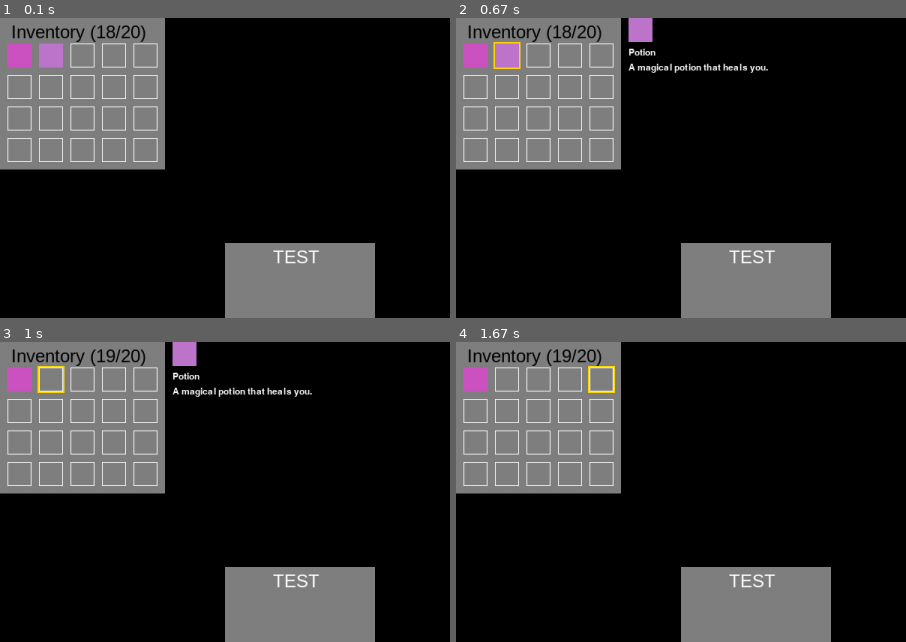
Above: before the commit, frames 1-4 (two rows, left to right).
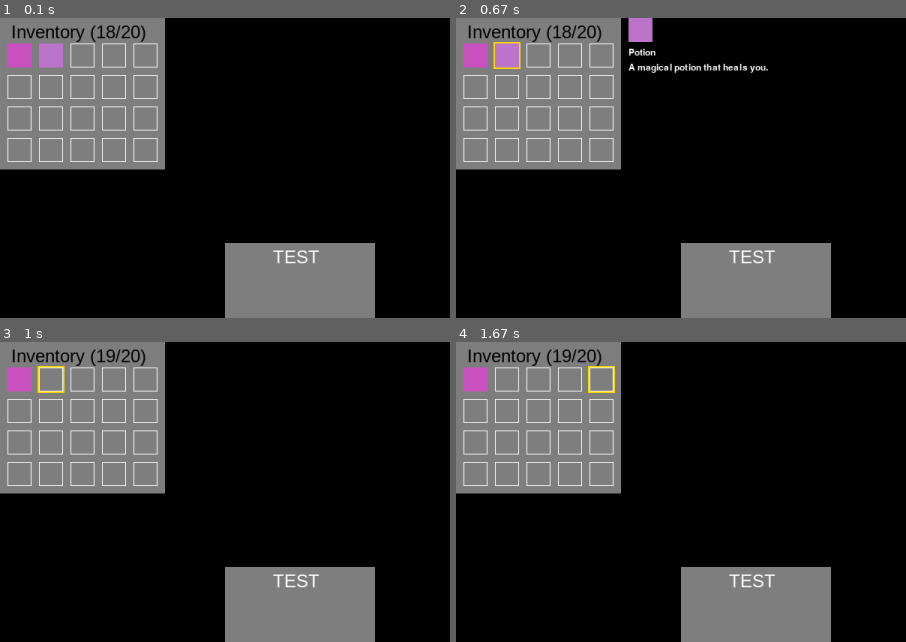
Above: after the commit, the same moments.

Repository: Pappet/CraftingGame_pygame
Game: pygame game, started from CraftingGame/main.py
Same seed, same stepped clock (60 frames per second), same inputs: the game is played once before the commit and once after it.
Inputs (mouse positions are % of the whole screen's width and height, from its top left):
- Up to frame 1 (0.1 s): no input
- Up to frame 2 (0.67 s): click (6, 6) at 0.38 s
- Up to frame 3 (1 s): hold R from 0.67 s (still down)
- Up to frame 4 (1.67 s): release R at 1.13 s; click (19, 35) at 1.22 s; click (16, 6) at 1.55 s
The pictures show only the part of the screen within x 0-50%, y 0-50%; the shares and areas given below are measured in that part.

Frames 1-2 are identical in both runs. In frame 3, 1.0% of the frame differs, in the area x 38-70%, y 0-19%; in frame 4, nothing differs.

Commit message:
Small fix: If a item is selected and the menu is toggled, the slot is unselected.

Diff:
--- a/CraftingGame/main.py
+++ b/CraftingGame/main.py
@@ -56,7 +56,7 @@
         # the close button on the window was pressed
         if event.type == pygame.QUIT:
             running = False
-        inventory.update(event)
+        menu_manager.update(event)
 
     # clear the screen with black
     screen.fill(color.black)
--- a/CraftingGame/menus/inventory.py
+++ b/CraftingGame/menus/inventory.py
@@ -27,7 +27,7 @@
         self.slots = []
         self.create_slots()
         self.active = active
-        self.selected_item = None
+        self.selected_slot = None
 
     def create_slots(self):
         for row in range(self.rows):
@@ -90,13 +90,13 @@
                 slot.draw(surface)
 
             # draw the selected item's info
-            if self.selected_item is not None:
+            if self.selected_slot is not None and self.selected_slot.item_in_slot():
                 font = pygame.font.Font(None, self.menu_font_size)
                 name_text = font.render(
-                    self.selected_item.name, True, color.white)
+                    self.selected_slot.item_in_slot().name, True, color.white)
                 desc_text = font.render(
-                    self.selected_item.description, True, color.white)
-                image_item = self.selected_item.get_image()
+                    self.selected_slot.item_in_slot().description, True, color.white)
+                image_item = self.selected_slot.item_in_slot().get_image()
                 surface.blit(image_item, (self.x +
                                           self.width + self.slot_spacing, self.y))
                 surface.blit(name_text, (self.x +
@@ -117,21 +117,24 @@
                         self.remove_item(
                             self.get_last_filled_slot().item)
             if event.key == pygame.K_x:
-
                 self.toogle_menu()
+                if not self.active:
+                    self.selected_slot.selected = False
+                    self.selected_slot = None
 
         elif event.type == pygame.MOUSEBUTTONDOWN:
             if self.active:
                 # check if left mouse button was pressed
                 if event.button == 1:
-                    selected_item_index = False
+                    selected_slot_index = False
                     # Go through all slots and check if the position of the click is within in one slot
                     for slot in self.slots:
                         if slot.is_clicked(event.pos):
                             # slot was clicked. Set the helper index to true
-                            selected_item_index = True
+                            selected_slot_index = True
                             # set the item in slot
-                            self.selected_item = slot.item_in_slot()
+                            self.selected_slot = slot
+
                         # if no slot was clicked set it to None
-                        if selected_item_index is False:
-                            self.selected_item = None
+                        if selected_slot_index is False:
+                            self.selected_slot = None
--- a/CraftingGame/menus/menu.py
+++ b/CraftingGame/menus/menu.py
@@ -34,3 +34,6 @@
             title_surface = self.font.render(self.title, True, color.white)
             surface.blit(title_surface, (self.x - (title_surface.get_width()/2) +
                                          (self.width/2) - (self.edge_spacing/2), self.y + (self.edge_spacing/2)))
+
+    def update(self, event):
+        return
--- a/CraftingGame/menus/menus_manager.py
+++ b/CraftingGame/menus/menus_manager.py
@@ -11,3 +11,7 @@
     def draw(self, screen):
         for menu in self.menus:
             menu.draw(screen)
+
+    def update(self, event):
+        for menu in self.menus:
+            menu.update(event)
